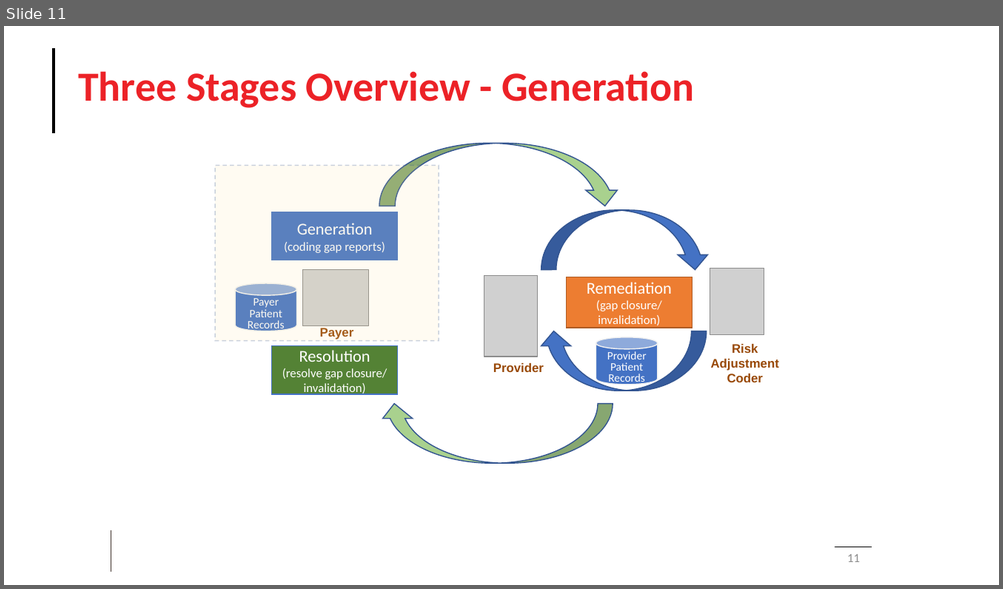
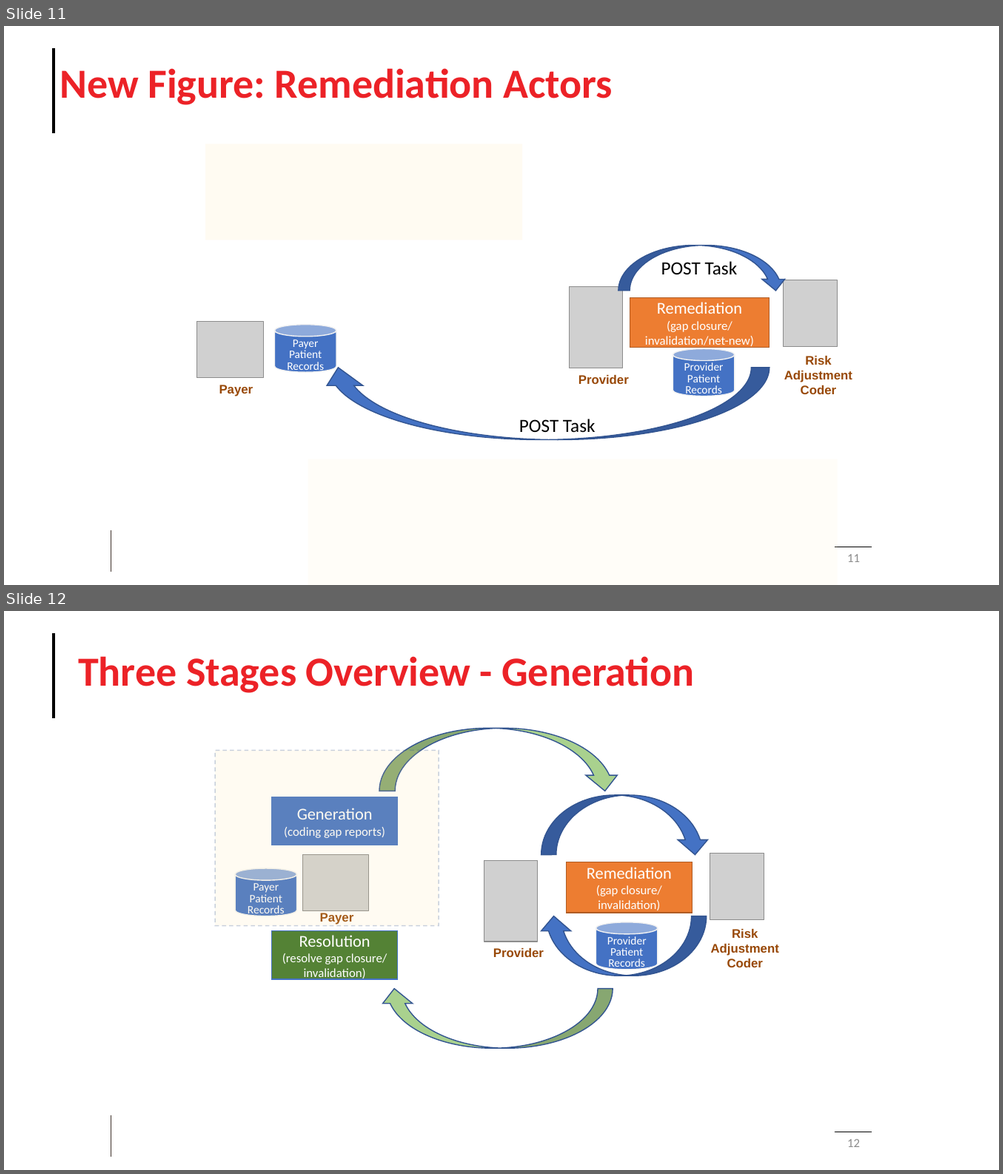
Before and after one commit to HL7/davinci-ra, a slide deck: input/images/Source/Risk Adjustment Images.pptx. Shown one above the other, each under a label of ours: slide 11 before the commit, slides 11 and 12 after it. The pictures are 1003x589 and 1003x1174 pixels, drawn with LibreOffice and Linux fonts; fonts in the diff are those of the drawing; grey boxes stand for pictures; background and template pictures are left out. Boxes give left, top, right and bottom in pixels: in the first picture for what was removed or moved away, otherwise in the second. Text is boxed around its words. In the diff, an @@ line names an element or a change of style, - is before the commit and + after.

```diff
--- a/input/images/Source/Risk Adjustment Images.pptx
+++ b/input/images/Source/Risk Adjustment Images.pptx
@@ slide 11 added at (4, 26, 999, 585), background #FFFFFF; not listed: 3 template elements that a slide beside it also shows @@
@@ title added at (60, 68, 613, 105), 40 pt, text #EC2227, bold @@
+New Figure: Remediation Actors
@@ rectangle added at (205, 144, 523, 240), fill #FFE699 at 12% opacity @@
@@ curved down arrow added at (618, 245, 787, 291), fill #4472C4, outline #325491 1 pt @@
@@ text added at (661, 261, 737, 275), 18 pt, text #000000 @@
+POST Task
@@ picture added at (569, 287, 623, 369) @@
@@ picture added at (783, 281, 836, 347) @@
@@ rectangle added at (630, 298, 769, 348), fill #ED7D31, outline #AF5C24 1 pt, 12 pt, text #FFFFFF @@
+Remediation
+(gap closure/ invalidation/net-new)
@@ picture added at (197, 321, 264, 378) @@
@@ cylinder added at (275, 324, 337, 372), fill #4472C4, outline #F2F2F2 1 pt, 11 pt, text #FFFFFF @@
+Payer Patient Records
@@ cylinder added at (672, 349, 734, 396), fill #4472C4, outline #F2F2F2 1 pt, 11 pt, text #FFFFFF @@
+Provider Patient Records
@@ text added at (784, 356, 852, 395), 12 pt, text #984807, bold @@
+Risk Adjustment Coder
@@ curved down arrow added at (320, 368, 769, 440), fill #4472C4, outline #325491 1 pt @@
@@ text added at (578, 375, 629, 384), 12 pt, text #984807, bold @@
+Provider
@@ text added at (219, 385, 253, 397), 12 pt, text #984807, bold @@
+Payer
@@ text added at (519, 419, 595, 437), 18 pt, text #000000 @@
+POST Task
@@ rectangle added at (307, 460, 836, 585), fill #FFF2CC at 12% opacity @@
@@ page number added at (847, 554, 859, 562), 12 pt, text #8C8C8C @@
+11
@@ what was slide 11 is now slide 12 @@
@@ page number at (847, 1139, 859, 1147): text changed @@
-11
+12
```
Also in this commit, not shown: 1 slide changed, 3 other slides added, 12 other files.
